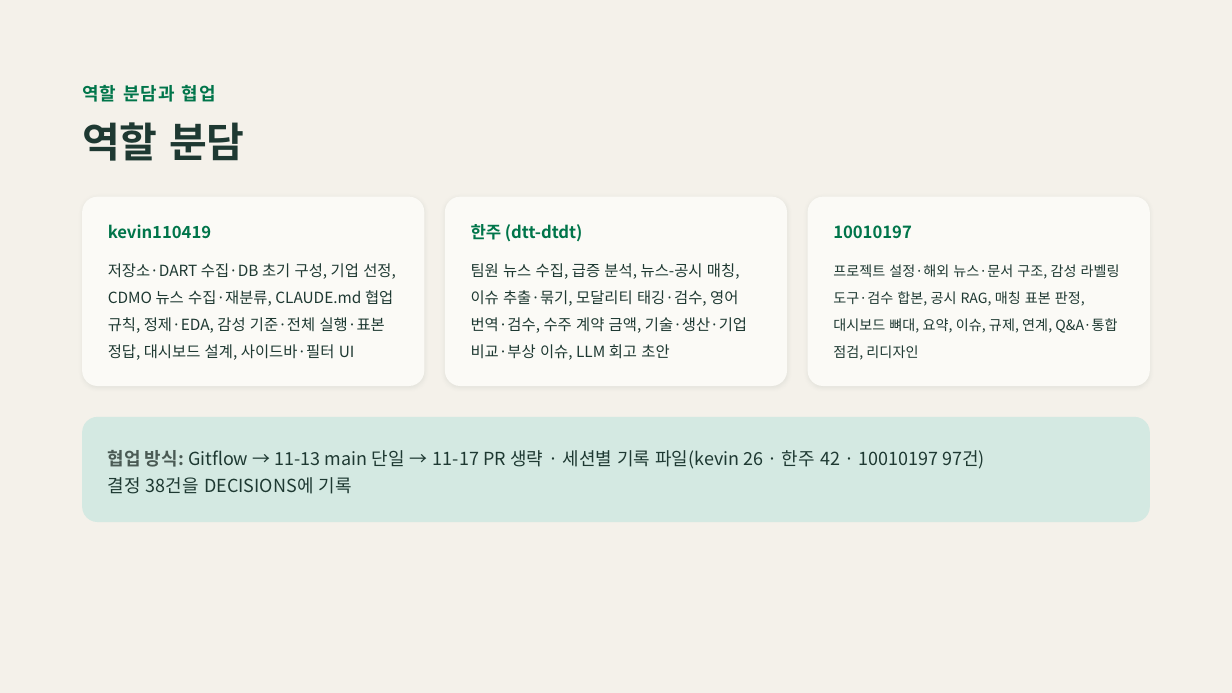
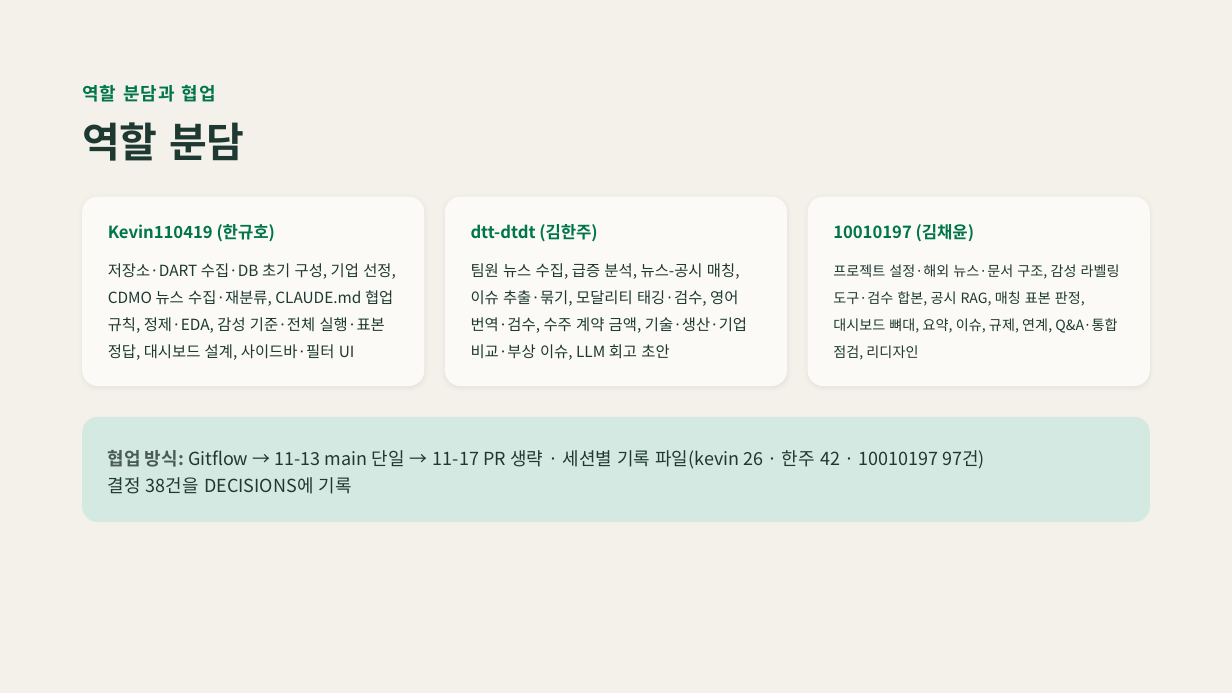
Before and after one commit to AI-Campus-1st/mid_proj_bio, a slide deck: slide 15 of docs/07_project-management/CDMO 이슈 대시보드 발표 수정2.pptx. Drawn at 1232x693 pixels with LibreOffice and Linux fonts; fonts in the diff are those of the drawing. Boxes give left, top, right and bottom in pixels: in the first picture for what was removed or moved away, otherwise in the second. Text is boxed around its words. In the diff, an @@ line names an element or a change of style, - is before the commit and + after.

```diff
--- a/docs/07_project-management/CDMO 이슈 대시보드 발표 수정2.pptx
+++ b/docs/07_project-management/CDMO 이슈 대시보드 발표 수정2.pptx
@@ text at <box>108,224,275,242</box>: text changed @@
-kevin110419
+Kevin110419 (한규호)
@@ text at <box>471,224,597,242</box>: text changed @@
-한주 (dtt-dtdt)
+dtt-dtdt (김한주)
@@ text at <box>833,224,974,242</box>: text changed @@
-10010197
+10010197 (김채윤)
```
Also in this commit, not shown: 1 other file.
